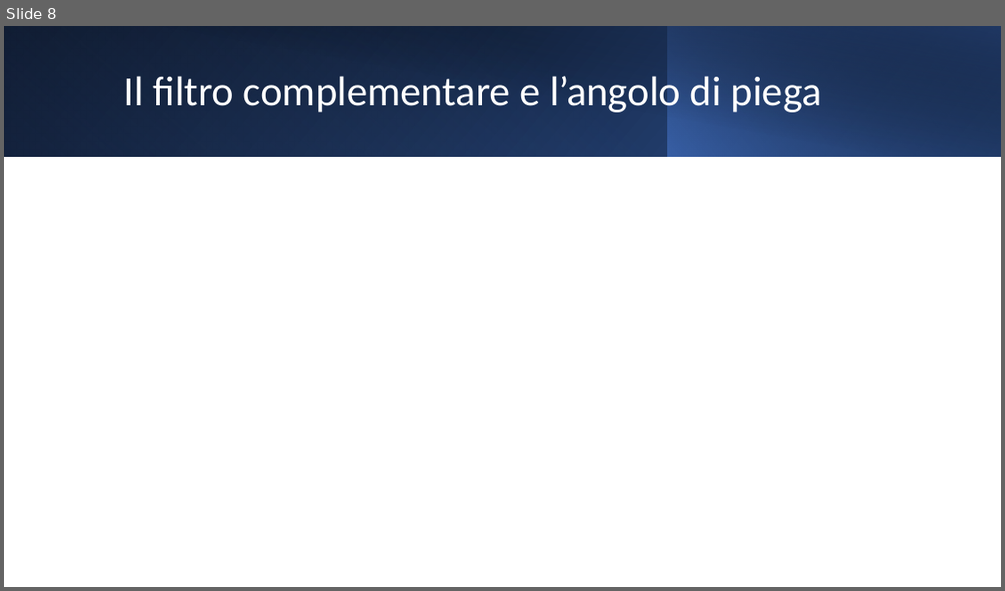
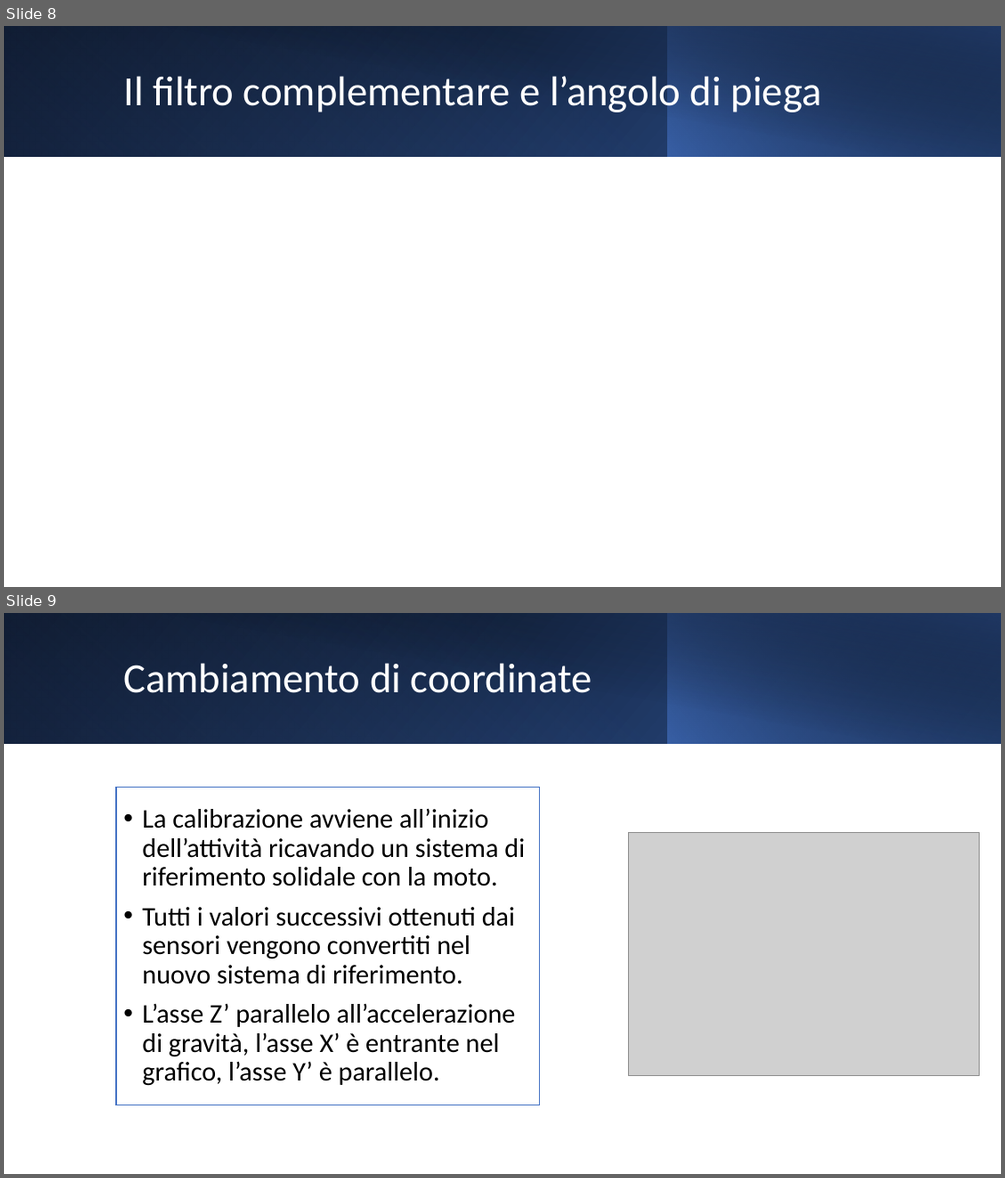
Before and after one commit to Alby-C/MA-IoT, a slide deck: BikeActivity.pptx. Shown one above the other, each under a label of ours: slide 8 before the commit, slides 8 and 9 after it. The pictures are 1005x591 and 1005x1178 pixels, drawn with LibreOffice and Linux fonts; fonts in the diff are those of the drawing; grey boxes stand for pictures. Boxes give left, top, right and bottom in pixels: in the first picture for what was removed or moved away, otherwise in the second. Text is boxed around its words. In the diff, an @@ line names an element or a change of style, - is before the commit and + after.

```diff
--- a/BikeActivity.pptx
+++ b/BikeActivity.pptx
@@ slide 9 added at [4,613,1001,1174], background #FFFFFF @@
@@ rectangle added at [4,613,1001,743], fill gradient #000000 to #2F5597 @@
@@ rectangle added at [4,613,668,743], fill gradient #4472C4 to #203864 @@
@@ rectangle added at [41,613,1001,744], fill gradient #000000 to #203864 @@
@@ rectangle added at [667,613,1001,743], fill gradient #4472C4 to #000000 @@
@@ title added at [123,663,592,693], 40 pt, text #FFFFFF @@
+Cambiamento di coordinate
@@ text added at [116,787,540,1104], fill #FFFFFF, outline #4472C4 1 pt, 25.9 pt, text #000000 @@
+• La calibrazione avviene all’inizio dell’attività ricavando un sistema di riferimento solidale con la moto.
+• Tutti i valori successivi ottenuti dai sensori vengono convertiti nel nuovo sistema di riferimento.
+• L’asse Z’ parallelo all’accelerazione di gravità, l’asse X’ è entrante nel grafico, l’asse Y’ è parallelo.
@@ picture added at [629,832,979,1075] @@
```
Also in this commit, not shown: 6 slides changed, 7 other slides added.
